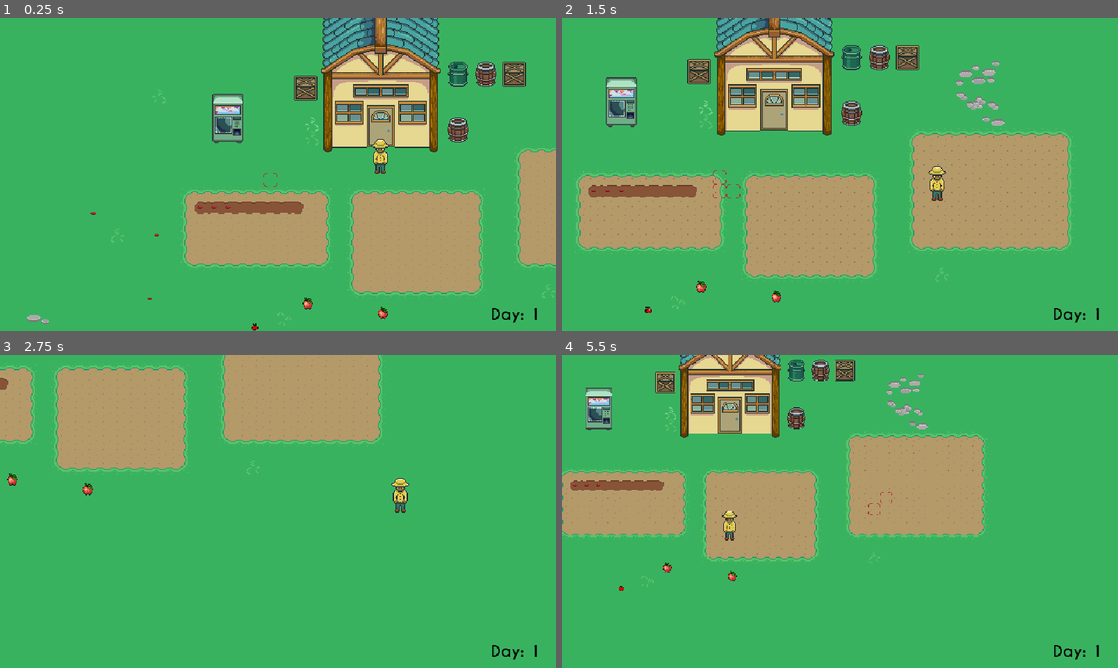
Above: before the commit, frames 1-4 (two rows, left to right).
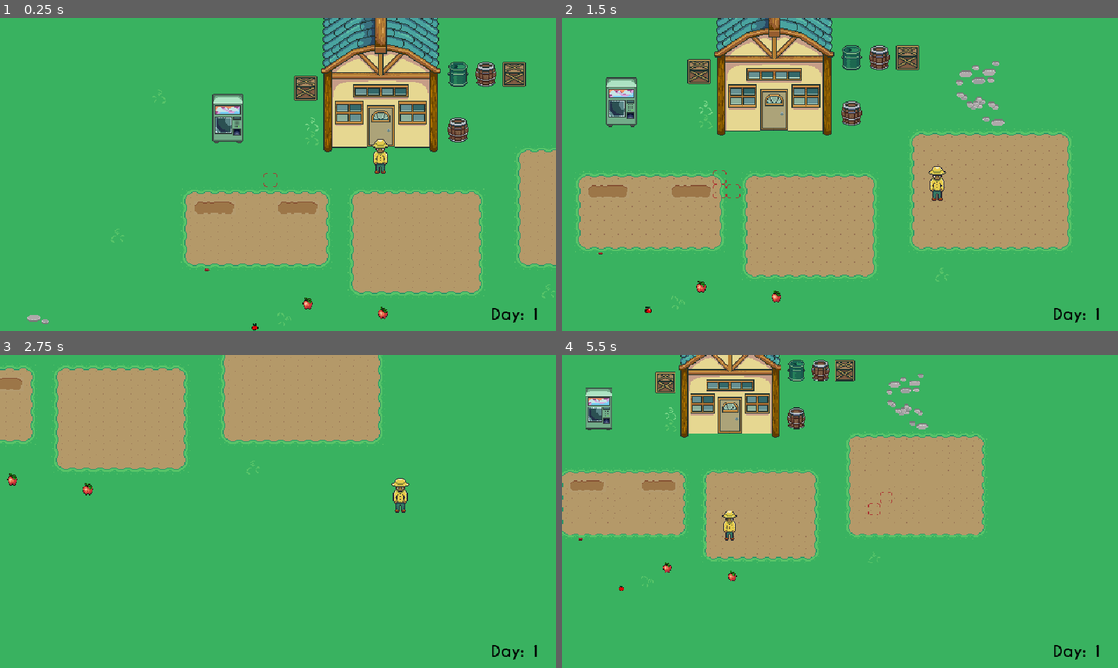
Above: after the commit, the same moments.

Repository: CreativeBuissnessCompany/cozy-x-build
Game: Godot game, scene res://Universe/universe.tscn
Two runs of this game, one before a commit and one after it. Both use one fixed random seed, a clock stepped at 60 frames per second and the inputs below.
Inputs (mouse positions are in pixels of both pictures, inside the frame that each line leads up to):
- Up to frame 1 (0.25 s): no input
- Up to frame 2 (1.5 s): tap Enter at 0.5 s; move the mouse to (962, 158) at 0.52 s; hold Right (ui_right) 0.53-1.28 s; click (962, 158) at 0.6 s; move the mouse to (728, 190) at 1.27 s; hold Down (ui_down) from 1.28 s (still down); click (728, 190) at 1.35 s
- Up to frame 3 (2.75 s): move the mouse to (333, 442) at 2.02 s; release Down (ui_down) at 2.03 s; hold Right (ui_right) from 2.03 s (still down); tap Space (interact) at 2.1 s; click (333, 442) at 2.3 s
- Up to frame 4 (5.5 s): move the mouse to (812, 574) at 2.77 s; release Right (ui_right) at 2.78 s; hold Up (ui_up) 2.78-3.53 s; tap one key every 0.75 s from 2.85 s: E (toggle_dirt) R (toggle_water) X (zoom_in) Z (zoom_out); click (812, 574) at 3.05 s; move the mouse to (1006, 558) at 3.52 s; hold Left (ui_left) 3.53-5.03 s; click (1006, 558) at 3.8 s; move the mouse to (673, 464) at 4.27 s; click (673, 464) at 4.55 s; move the mouse to (867, 511) at 5.02 s; hold Down (ui_down) from 5.03 s (still down); click (867, 511) at 5.3 s

The runs differ from the first frame. In frame 1, 0.8% of the frame differs, in the area x 16-58%, y 58-90%; in frame 2, 0.8%; in frame 3, 0.1%; in frame 4, 0.6%.

Commit message:
wet tiltes get dry on a new day, But its buggy

Diff:
--- a/Components/SeedToCrop/seed_to_crop.gd
+++ b/Components/SeedToCrop/seed_to_crop.gd
@@ -26,13 +26,14 @@
 
 
 func _ready() -> void:
+	# From Farm?
 	Signalbus.connect("watered", _on_watered)
 
 	# New
 	# Setting Vars ...
 	if GameData.crop_array:
-		print("GameData Exists, crop_array")
-		print(GameData.crop_array)
+		#print("GameData Exists, crop_array")
+		#print(GameData.crop_array)
 		 #Get Crops, day_planted from GameData
 		 #Set
 		day_planted = GameData.crop_array[-3]
--- a/Locations/Farm/Art/farm_tileset.tres
+++ b/Locations/Farm/Art/farm_tileset.tres
@@ -390,6 +390,7 @@
 28:10/0 = 0
 29:10/0 = 0
 30:10/0 = 0
+7:11/next_alternative_id = 2
 7:11/0 = 0
 7:11/0/terrain_set = 0
 7:11/0/terrain = 3
@@ -494,6 +495,7 @@
 18:14/0 = 0
 19:14/0 = 0
 20:14/0 = 0
+5:15/next_alternative_id = 2
 5:15/0 = 0
 5:15/0/terrain_set = 0
 5:15/0/terrain = 3
@@ -524,6 +526,7 @@
 18:15/0 = 0
 19:15/0 = 0
 20:15/0 = 0
+6:16/next_alternative_id = 2
 6:16/0 = 0
 6:16/0/terrain_set = 0
 6:16/0/terrain = 2
--- a/Locations/Farm/farm.gd
+++ b/Locations/Farm/farm.gd
@@ -32,6 +32,15 @@
 # Tile Arrays ...
 var dirt_tiles: Array = []
 var wet_tiles: Array = []
+var dirt_tiles_to_replace: Array = []
+
+var dirt_tile_data: Dictionary = {
+	"tile location" : 0,
+	"atlas coords" : Vector2(0,0)
+}
+
+
+
 # Seed AtlasCoords
 var seed_coords: Vector2i = Vector2i(0,4)
 # Scenetile ID for SEEDS
@@ -56,7 +65,8 @@
 var terrain: int
 var custom_data: String
 
-
+# Day Change
+var current_day: int
 
 
 
@@ -68,8 +78,14 @@
 	super()
 	# Connects to ItemSlot in inventory_ui
 	Signalbus.item_clicked.connect(on_seed_selected)
+
 	#print("Farm Ready ")
 
+
+
+func _enter_tree() -> void:
+	super()
+	check_day()
 
 
 # Player Inputs at Farm ...
@@ -93,7 +109,6 @@
 		var state = farming_mode_state
 		# Farming Func ...
 		farming(state, mouse_pos)
-
 
 		return
 
@@ -108,7 +123,6 @@
 	pass
 
 
-
 # Test Func .... FARMING FUNC
 func farming(state,mouse_pos):
 
@@ -147,7 +161,6 @@
 				print("layer_to_place : %s" % mouse_pos_for_data)
 				return
 
-
 	 # Farming Func for NOT seeds
 	if farming_mode_state != FARMING_MODES.PLANT_SEED:
 		print("Not in seed mode")
@@ -155,18 +168,36 @@
 		var mouse_pos_for_farming = Utility.convert_mos_local(layer_to_look,mouse_pos)
 		if retrieving_custom_data(layer_to_look, mouse_pos_for_farming, custom_data):
 			tiles.append(mouse_pos_for_farming)
+			# Store dirt tile first
+			dirt_tile_data["tile location"] = mouse_pos_for_farming
+			var dirt_coords = tml_3.get_cell_atlas_coords(mouse_pos_for_farming)
+			dirt_tile_data["atlas coords"] = dirt_coords
+			dirt_tiles_to_replace.append(dirt_tile_data.duplicate())
+			Signalbus.emit_signal("watered", mouse_pos_for_farming)
+			print("Sent From FARM")
+			print("dirt_tiles_to_replace:")
+			print(dirt_tiles_to_replace)
+
 			layer_to_place.set_cells_terrain_connect(tiles,terrain_set, terrain)
+
 		# Check if watering
 		if farming_mode_state == FARMING_MODES.WATERING:
-			var mos_pos_waterin = Utility.convert_mos_local(tml_4,mouse_pos)
-			#var mos_pos_waterin = get_global_mouse_position()
-			Signalbus.emit_signal("watered", mos_pos_waterin)
-			print("Sent From FARM")
+
+			# Keep track of dirt_tiles to DELETE
+			#var mos_pos_waterin = Utility.convert_mos_local(tml_4,mouse_pos)
+			#dirt_tile_data["tile location"] = mos_pos_waterin
+			#dirt_tiles_to_replace.append(mos_pos_waterin)
+			#var dirt_coords = tml_3.get_cell_atlas_coords(mos_pos_waterin)
+			#dirt_tile_data["atlas coords"] = dirt_coords
+			#dirt_tiles_to_replace.append(dirt_tile_data.duplicate())
+			#dirt_tiles_to_replace.append(dirt_coords)
+			#Telling SeedToCrop it got watered # NOTE was mos_pos_waterin
+			#Signalbus.emit_signal("watered", mouse_pos_for_farming)
 			pass
 
 
 
-
+		# Beware, May need to tab shift back a bit.... if farmingmode watering may be interfereing..
 		# If that worked, Pop Tile Array to try to fiz issues with placement
 			if wet_tiles.size() or dirt_tiles.size() >= 3:
 				print("3 tiles stored, Now removing...")
@@ -174,8 +205,21 @@
 				dirt_tiles.pop_back()
 
 
-
-
+func check_day():
+
+	if time_tracker.day > current_day:
+		#print("Wet Tiles To Delete : ")
+		#print(wet_tiles_to_delete)
+		if dirt_tiles_to_replace:
+			for tile in dirt_tiles_to_replace:
+				print(" Tile: ")
+				print(tile["tile location"])
+				print(tile["atlas coords"])
+				# Reset dirt_tiles
+				tml_3.set_cell(tile["tile location"], terrain_sourceid_farmhouse, tile["atlas coords"])
+
+
+			current_day = time_tracker.day
 
 # Custom function ....
 func retrieving_custom_data(tml_layer: TileMapLayer,tml_mouse_pos: Vector2, custom_tilemap_data_name: String):
--- a/Locations/Farm/farm.tscn
+++ b/Locations/Farm/farm.tscn
@@ -9,6 +9,7 @@
 [ext_resource type="PackedScene" uid="uid://c4vrpmdrlpamn" path="res://Entities/Items/Interactive_Furniture/VendingMachine/vending_machine.tscn" id="5_ie2gv"]
 [ext_resource type="PackedScene" uid="uid://dps80idljpcuw" path="res://Entities/Items/Consumables/Fruits/Apple/apple_pickup.tscn" id="7_uvcjc"]
 [ext_resource type="PackedScene" uid="uid://dqg55wljmotdt" path="res://Entities/Items/Consumables/Veggies/Tomato/tomato_pickup.tscn" id="8_xx28p"]
+[ext_resource type="PackedScene" uid="uid://c7jareo0pffkn" path="res://Entities/Items/Tools/Seeds/greenpea/greenpea_picup.tscn" id="10_mmsmp"]
 
 [sub_resource type="CapsuleShape2D" id="CapsuleShape2D_g6d87"]
 radius = 3.44227
@@ -31,13 +32,12 @@
 
 [node name="03TilledAndWateredTileMapLayer2" type="TileMapLayer" parent="."]
 y_sort_enabled = true
-tile_map_data = PackedByteArray("AAAEAPz/AAAIABEAAAAFAPz/AAAIABEAAAAGAPz/AAAJABEAAAD///z/AAAHABEAAAAAAPz/AAAIABEAAAABAPz/AAAIABEAAAADAPz/AAAIABEAAAACAPz/AAAIABEAAAA=")
+tile_map_data = PackedByteArray("AAD///z/AAAHAA8AAAAAAPz/AAAIAA8AAAABAPz/AAAJAA8AAAAHAPz/AAAJAA8AAAAGAPz/AAAIAA8AAAAFAPz/AAAHAA8AAAA=")
 tile_set = ExtResource("2_f15kg")
 metadata/_edit_lock_ = true
 
 [node name="04CropTileMapLayer3" type="TileMapLayer" parent="."]
 y_sort_enabled = true
-tile_map_data = PackedByteArray("AAD///z/AwAAAAAAAQAAAPz/AwAAAAAAAQABAPz/AwAAAAAAAQA=")
 tile_set = ExtResource("2_f15kg")
 script = ExtResource("3_x4tph")
 metadata/_edit_lock_ = true
@@ -89,3 +89,5 @@
 
 [node name="Tomato" parent="PickUps" instance=ExtResource("8_xx28p")]
 position = Vector2(54, 81)
+
+[node name="GreenPea" parent="PickUps" instance=ExtResource("10_mmsmp")]
--- a/Universe/universe.tscn
+++ b/Universe/universe.tscn
@@ -7,7 +7,6 @@
 [ext_resource type="PackedScene" uid="uid://fe23f5hgo7jc" path="res://Components/Inventory/InventoryUIVendingMachine/inventory_ui_vending_machine.tscn" id="3_vl8i7"]
 [ext_resource type="Script" path="res://UI/HUD/hud.gd" id="5_xd6ju"]
 [ext_resource type="PackedScene" uid="uid://c1t2o5xyrom3b" path="res://Locations/Farm/farm.tscn" id="6_v8fun"]
-[ext_resource type="PackedScene" uid="uid://c7jareo0pffkn" path="res://Entities/Items/Tools/Seeds/greenpea/greenpea_picup.tscn" id="7_u5c8f"]
 
 [node name="Universe" type="Node2D"]
 y_sort_enabled = true
@@ -67,15 +66,3 @@
 [node name="Player" parent="." instance=ExtResource("2_3rlae")]
 unique_name_in_owner = true
 position = Vector2(21, -91)
-
-[node name="GreenPea" parent="." instance=ExtResource("7_u5c8f")]
-z_index = 1
-position = Vector2(-58, -40)
-
-[node name="GreenPea2" parent="." instance=ExtResource("7_u5c8f")]
-z_index = 1
-position = Vector2(-65.5301, 33.2272)
-
-[node name="GreenPea3" parent="." instance=ExtResource("7_u5c8f")]
-z_index = 1
-position = Vector2(-130.706, -64.5373)
Not shown: 1 places in Locations/Farm/farm.tscn that only renumber resources
Not shown: 1 places in Universe/universe.tscn that only renumber resources
